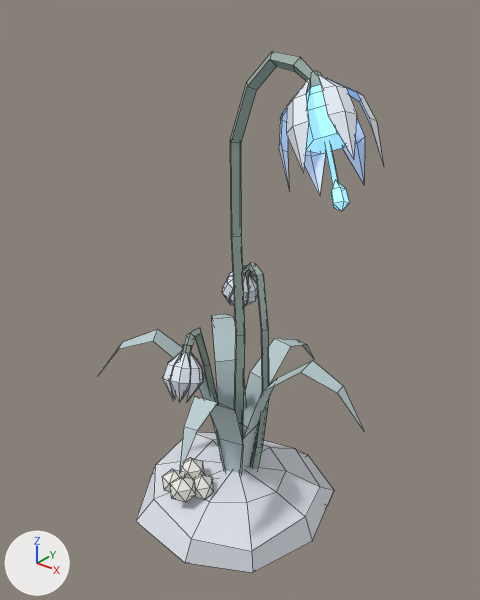
Two versions of the FBX model unity/InvisibilityPotionAssets/Assets/Models/plant_t2_c.fbx, one commit apart.
One viewpoint serves both versions: a camera (50 mm lens) standing at (0.284, -0.351, 0.411) and looking at (0.004, -0.001, 0.193). Lighting does not change. The marker at lower left points along +X, +Y and +Z. The older version comes first. Mesh edges are drawn as thin lines. Vertices at exactly the same position are counted once.

Script lines for the objects in view, before the commit:
```python
me_plant_t2_c = bpy.data.meshes.new('plant_t2_c')
me_plant_t2_c.from_pydata(...)  # 490 vertices, 381 faces; spans x -9.4..11.5, y -1.0..37.0, z -9.6..9.4
# faces by material slot: [36, 101, 108, 31, 25, 80]
me_plant_t2_c.materials.append(mat_baldr_snow)  # white #dde1e8
me_plant_t2_c.materials.append(mat_baldr_stem)  # grey #9bafa6
me_plant_t2_c.materials.append(mat_baldr_petal)  # white #e7eff8
me_plant_t2_c.materials.append(mat_baldr_glow)  # blue #81bcf9, glowing blue #81bcf9
me_plant_t2_c.materials.append(mat_baldr_leaf)  # pale blue #bcced1
me_plant_t2_c.materials.append(mat_baldr_berry)  # white #f3f3ec
ob_plant_t2_c = bpy.data.objects.new('plant_t2_c', me_plant_t2_c)
ob_plant_t2_c.location = (0.0, 0.0, 0.0)
ob_plant_t2_c.rotation_euler = (1.571, 0.0, 0.0)  # degrees (90, 0, 0)
ob_plant_t2_c.scale = (0.01, 0.01, 0.01)
```
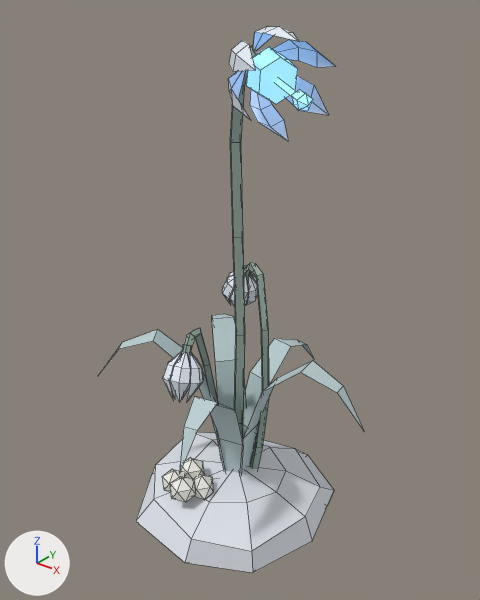
Where the change shows, as pixel boxes (x1, y1, x2, y2) in the pictures (480 x 600 px; the box of a moved part takes in the faces that stretch with it):
'plant_t2_c', reshaped (7% narrower): before (99, 51, 384, 573); after (99, 26, 363, 573)
part 1 of me_plant_t2_c, moved or reshaped: before (318, 75, 357, 160); after (253, 26, 299, 50)
part 2 of me_plant_t2_c, moved or reshaped: before (286, 78, 310, 173); after (229, 41, 255, 71)
part 3 of me_plant_t2_c, moved or reshaped: before (279, 108, 289, 189); after (228, 71, 251, 120)
part 4 of me_plant_t2_c, moved or reshaped: before (304, 150, 325, 197); after (250, 89, 288, 141)
part 5 of me_plant_t2_c, moved or reshaped: before (343, 119, 365, 184); after (286, 76, 329, 115)
part 6 of me_plant_t2_c, moved or reshaped: before (328, 78, 384, 167); after (273, 39, 335, 67)
part 7 of me_plant_t2_c, moved or reshaped (not visible afterwards): before (307, 71, 322, 92)
part 8 of me_plant_t2_c, moved or reshaped: before (306, 85, 345, 154); after (246, 47, 298, 104)
part 9 of me_plant_t2_c, moved or reshaped: before (325, 142, 338, 184); after (275, 78, 296, 97)
part 10 of me_plant_t2_c, moved or reshaped: before (331, 182, 349, 211); after (291, 89, 313, 110)
part 11 of me_plant_t2_c, moved or reshaped: before (230, 51, 313, 143); after (230, 46, 255, 143)

The edits, one by one:
me_plant_t2_c is used by ob_plant_t2_c; location (0.0, 0.0, 0.0); rotation (1.571, 0.0, 0.0), in degrees (90, 0, 0); scale (0.01, 0.01, 0.01).
me_plant_t2_c had 490 vertices, 381 faces and spanned x -9.4..11.5, y -1.0..37.0, z -9.6..9.4.
me_plant_t2_c now has 490 vertices, 381 faces and spans x -9.4..10.9, y -1.0..38.6, z -9.6..9.4.
me_plant_t2_c part 1: the loose piece of 10 vertices spanning x 6.5..11.0, y 32.2..35.9, z 0.2..3.5 is multiplied about its middle by the matrix ((0.811, -0.582, -0.05), (0.551, 0.734, 0.397), (-0.194, -0.349, 0.917)), then moved by (-4.4, 3.4, -0.2).
me_plant_t2_c part 2: the loose piece of 10 vertices spanning x 5.9..8.7, y 31.4..35.7, z 0.6..4.8 is multiplied about its middle by the matrix ((0.811, -0.582, -0.05), (0.551, 0.734, 0.397), (-0.194, -0.349, 0.917)), then moved by (-3.9, 3.0, 0.2).
me_plant_t2_c part 3: the loose piece of 10 vertices spanning x 4.9..6.9, y 29.7..35.3, z 0.2..3.5 is multiplied about its middle by the matrix ((0.811, -0.582, -0.05), (0.551, 0.734, 0.397), (-0.194, -0.349, 0.917)), then moved by (-3.0, 2.2, 0.9).
me_plant_t2_c part 4: the loose piece of 10 vertices spanning x 5.1..7.4, y 28.8..35.0, z -1.0..0.9 is multiplied about its middle by the matrix ((0.811, -0.582, -0.05), (0.551, 0.734, 0.397), (-0.194, -0.349, 0.917)), then moved by (-2.6, 1.8, 1.2).
me_plant_t2_c part 5: the loose piece of 10 vertices spanning x 6.2..9.7, y 29.7..35.3, z -1.8..-0.4 is multiplied about its middle by the matrix ((0.811, -0.582, -0.05), (0.551, 0.734, 0.397), (-0.194, -0.349, 0.917)), then moved by (-3.2, 2.2, 0.8).
me_plant_t2_c part 6: the loose piece of 10 vertices spanning x 6.7..11.5, y 31.4..35.7, z -1.0..0.9 is multiplied about its middle by the matrix ((0.811, -0.582, -0.05), (0.551, 0.734, 0.397), (-0.194, -0.349, 0.917)), then moved by (-4.1, 2.9, 0.1).
me_plant_t2_c part 7: the loose piece of 12 vertices spanning x 5.6..7.3, y 34.1..36.1, z -0.5..1.1 is multiplied about its middle by the matrix ((0.811, -0.582, -0.05), (0.551, 0.734, 0.397), (-0.194, -0.349, 0.917)), then moved by (-4.5, 1.2, 0.0).
me_plant_t2_c part 8: the loose piece of 18 vertices spanning x 5.9..9.2, y 31.5..35.4, z -0.6..2.7 is multiplied about its middle by the matrix ((0.811, -0.582, -0.05), (0.551, 0.734, 0.397), (-0.194, -0.349, 0.917)), then moved by (-3.8, 2.5, 0.3).
me_plant_t2_c part 9: the loose piece of 6 vertices spanning x 6.8..9.5, y 30.1..34.3, z 0.4..2.4 is multiplied about its middle by the matrix ((0.811, -0.582, -0.05), (0.551, 0.734, 0.397), (-0.194, -0.349, 0.917)), then moved by (-3.2, 3.4, 0.6).
me_plant_t2_c part 10: the loose piece of 12 vertices spanning x 9.1..10.3, y 29.0..30.5, z 2.0..3.2 is multiplied about its middle by the matrix ((0.811, -0.582, -0.05), (0.551, 0.734, 0.397), (-0.194, -0.349, 0.917)), then moved by (-2.2, 5.3, 1.1).
me_plant_t2_c part 11: 16 of 490 vertices moved; they spanned x 0.9..6.3, y 34.6..37.0, z -0.5..0.5 and now span x -0.2..1.8, y 34.7..37.2, z -0.5..0.5; mean shift (-2.9, 0.3, 0.0); largest move (6.0, 35.2, 0.0) -> (1.2, 36.1, 0.0).
Other edits to the shape of me_plant_t2_c do not show in these pictures.
